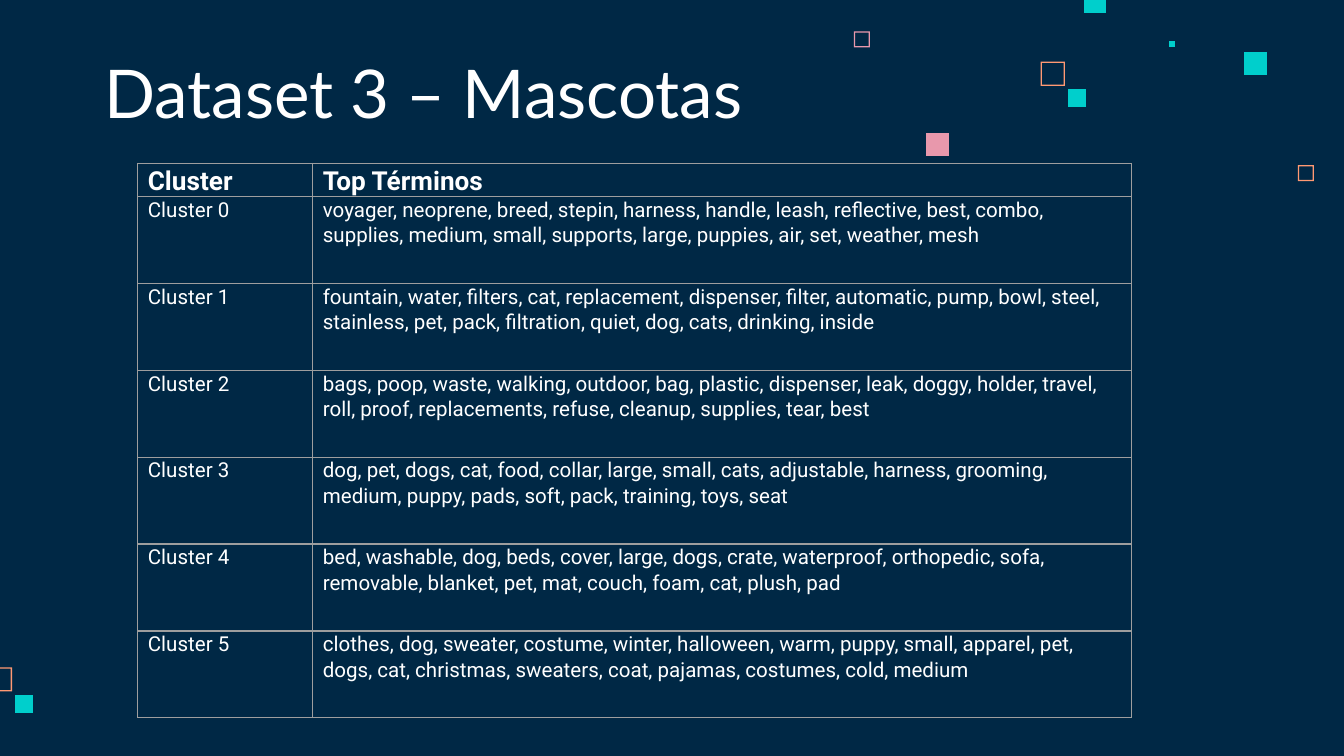
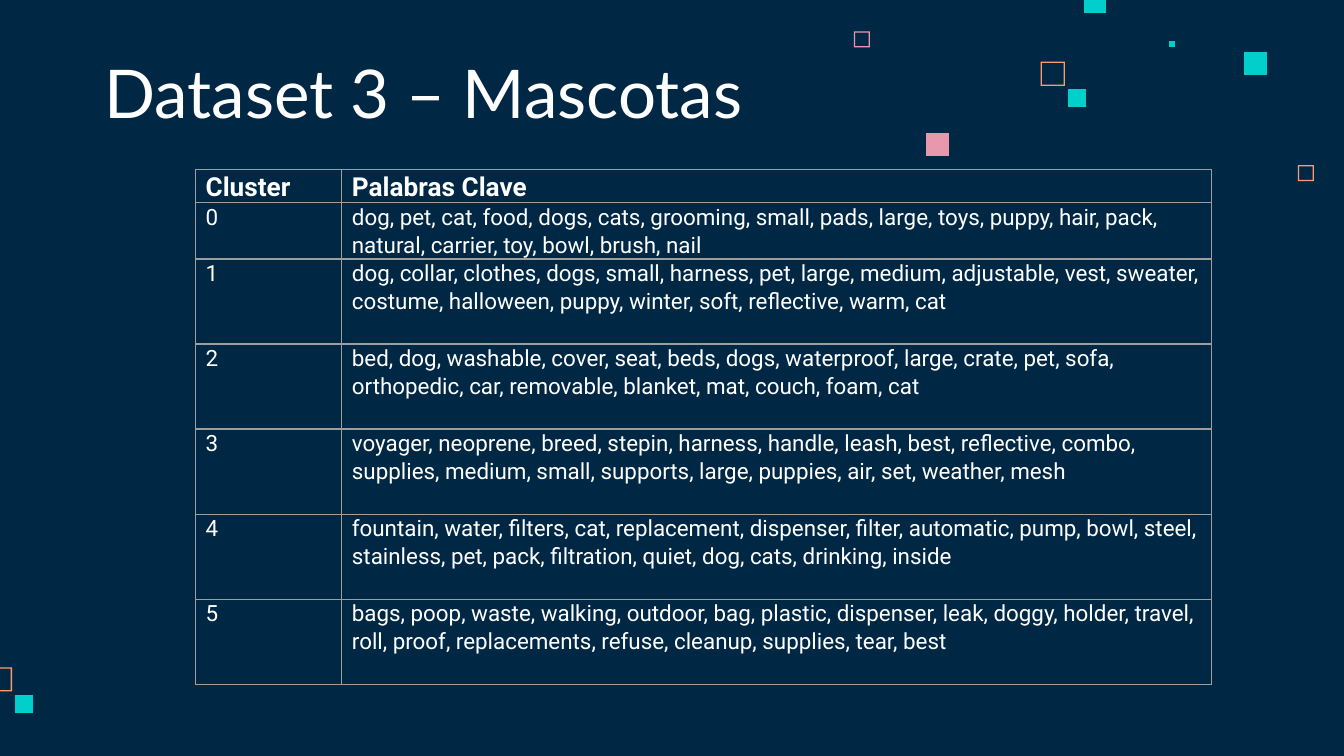
Before and after one commit to ChrissValdez/Proyecto_Integrador, a slide deck: slide 21 of Proyecto_integrador.pptx. Drawn at 1344x756 pixels with LibreOffice and Linux fonts; fonts in the diff are those of the drawing. Boxes give left, top, right and bottom in pixels: in the first picture for what was removed or moved away, otherwise in the second. Text is boxed around its words. In the diff, an @@ line names an element or a change of style, - is before the commit and + after.

```diff
--- a/Proyecto_integrador.pptx
+++ b/Proyecto_integrador.pptx
@@ table at bbox=[196, 169, 1212, 681] @@
-row 1, column 2: Top Términos
+row 1, column 2: Palabras Clave
-row 2, column 1: Cluster 0
+row 2, column 1: 0
-row 2, column 2: voyager, neoprene, breed, stepin, harness, handle, leash, reflective, best, combo, supplies, medium, small, supports, large, puppies, air, set, weather, mesh
+row 2, column 2: dog, pet, cat, food, dogs, cats, grooming, small, pads, large, toys, puppy, hair, pack, natural, carrier, toy, bowl, brush, nail
-row 3, column 1: Cluster 1
+row 3, column 1: 1
-row 3, column 2: fountain, water, filters, cat, replacement, dispenser, filter, automatic, pump, bowl, steel, stainless, pet, pack, filtration, quiet, dog, cats, drinking, inside
+row 3, column 2: dog, collar, clothes, dogs, small, harness, pet, large, medium, adjustable, vest, sweater, costume, halloween, puppy, winter, soft, reflective, warm, cat
-row 4, column 1: Cluster 2
+row 4, column 1: 2
-row 4, column 2: bags, poop, waste, walking, outdoor, bag, plastic, dispenser, leak, doggy, holder, travel, roll, proof, replacements, refuse, cleanup, supplies, tear, best
+row 4, column 2: bed, dog, washable, cover, seat, beds, dogs, waterproof, large, crate, pet, sofa, orthopedic, car, removable, blanket, mat, couch, foam, cat
-row 5, column 1: Cluster 3
+row 5, column 1: 3
-row 5, column 2: dog, pet, dogs, cat, food, collar, large, small, cats, adjustable, harness, grooming, medium, puppy, pads, soft, pack, training, toys, seat
+row 5, column 2: voyager, neoprene, breed, stepin, harness, handle, leash, best, reflective, combo, supplies, medium, small, supports, large, puppies, air, set, weather, mesh
-row 6, column 1: Cluster 4
+row 6, column 1: 4
-row 6, column 2: bed, washable, dog, beds, cover, large, dogs, crate, waterproof, orthopedic, sofa, removable, blanket, pet, mat, couch, foam, cat, plush, pad
+row 6, column 2: fountain, water, filters, cat, replacement, dispenser, filter, automatic, pump, bowl, steel, stainless, pet, pack, filtration, quiet, dog, cats, drinking, inside
-row 7, column 1: Cluster 5
+row 7, column 1: 5
-row 7, column 2: clothes, dog, sweater, costume, winter, halloween, warm, puppy, small, apparel, pet, dogs, cat, christmas, sweaters, coat, pajamas, costumes, cold, medium
+row 7, column 2: bags, poop, waste, walking, outdoor, bag, plastic, dispenser, leak, doggy, holder, travel, roll, proof, replacements, refuse, cleanup, supplies, tear, best
@@ table: place and size @@
-table at bbox=[137, 164, 1130, 716]
+table at bbox=[196, 169, 1212, 681]
```
Also in this commit, not shown: 8 other slides changed, 2 slides added, 1 other file.
